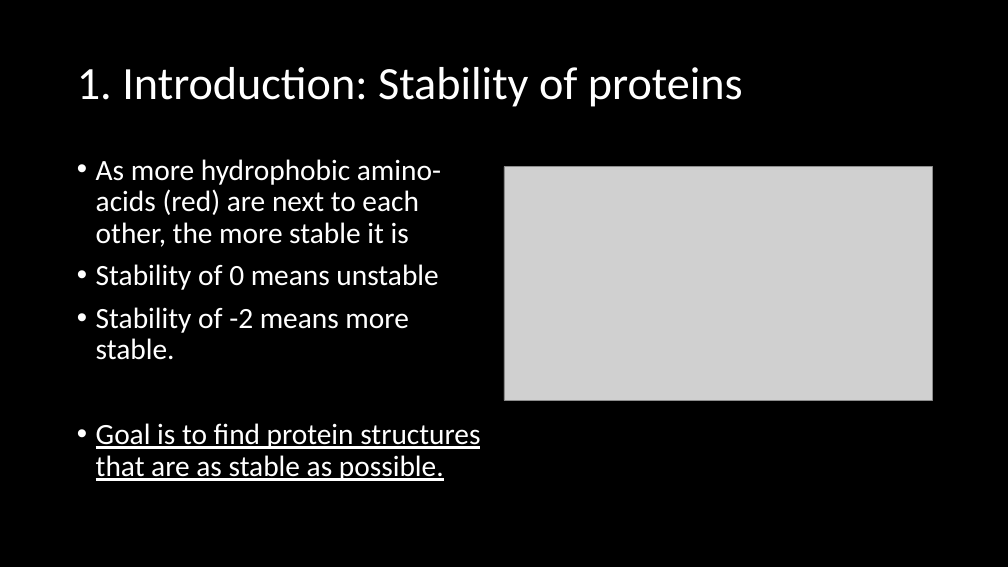
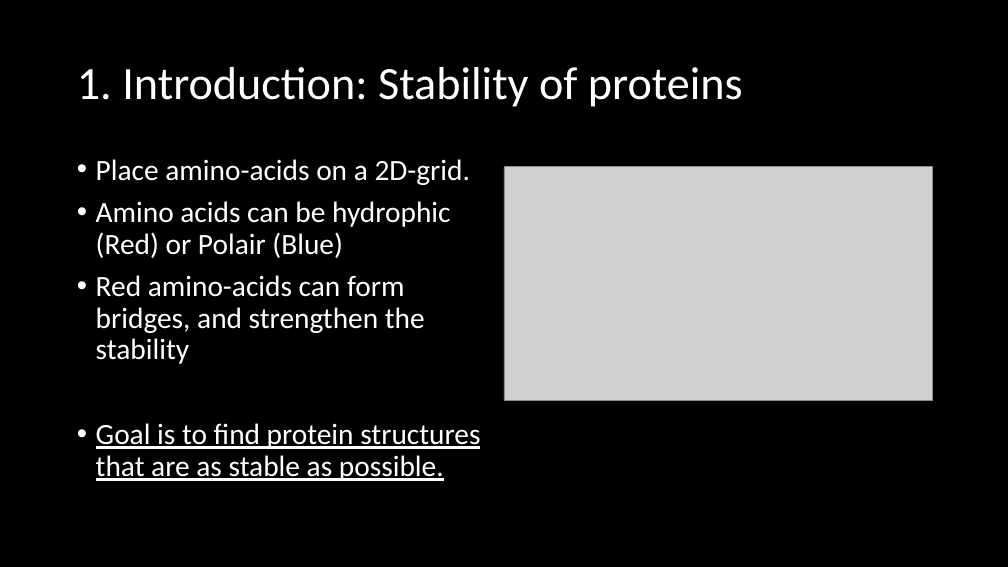
Before and after one commit to Loek21/Protein-Pow-d-er, a slide deck: slide 4 of Documentation/PPP, Week 2, Meeting 1.pptx. Drawn at 1008x567 pixels with LibreOffice and Linux fonts; fonts in the diff are those of the drawing; grey boxes stand for pictures. Boxes give left, top, right and bottom in pixels: in the first picture for what was removed or moved away, otherwise in the second. Text is boxed around its words. In the diff, an @@ line names an element or a change of style, - is before the commit and + after.

Commit message:
PPP Update
Introduction and State Space

```diff
--- a/Documentation/PPP, Week 2, Meeting 1.pptx
+++ b/Documentation/PPP, Week 2, Meeting 1.pptx
@@ text at <box>96,159,471,364</box>: text changed @@
-• As more hydrophobic amino-acids (red) are next to each other, the more stable it is
-• Stability of 0 means unstable
-• Stability of -2 means more stable.
+• Place amino-acids on a 2D-grid.
+• Amino acids can be hydrophic (Red) or Polair (Blue)
+• Red amino-acids can form bridges, and strengthen the stability
```
Also in this commit, not shown: 2 other slides changed, 1 slide removed.
